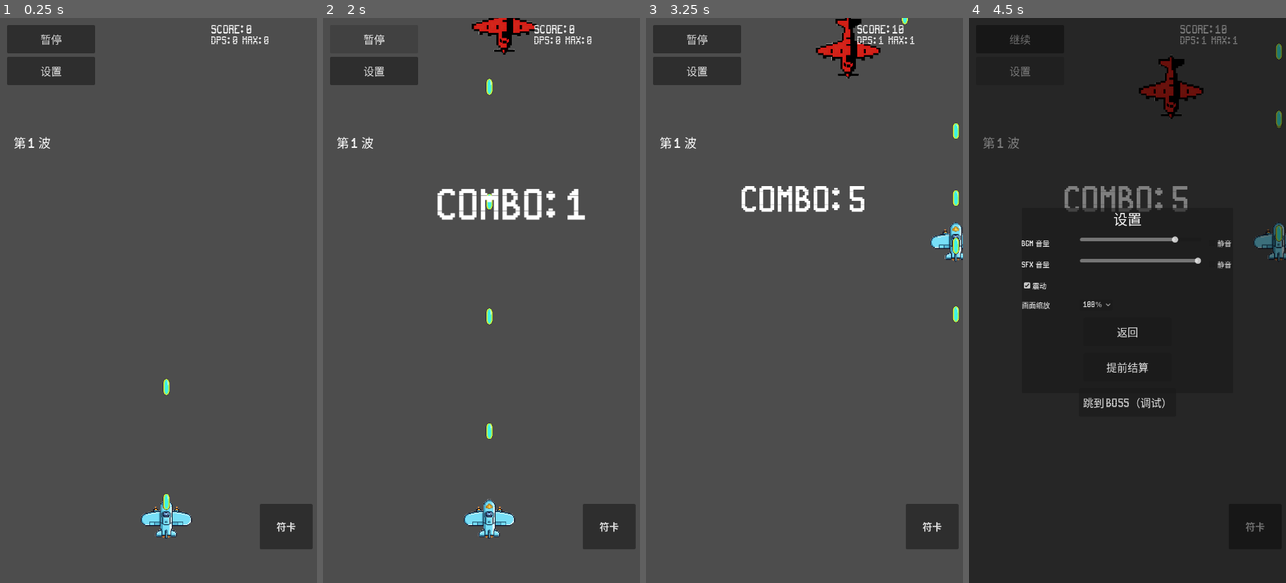
Above: before the commit, frames 1-4 (left to right).
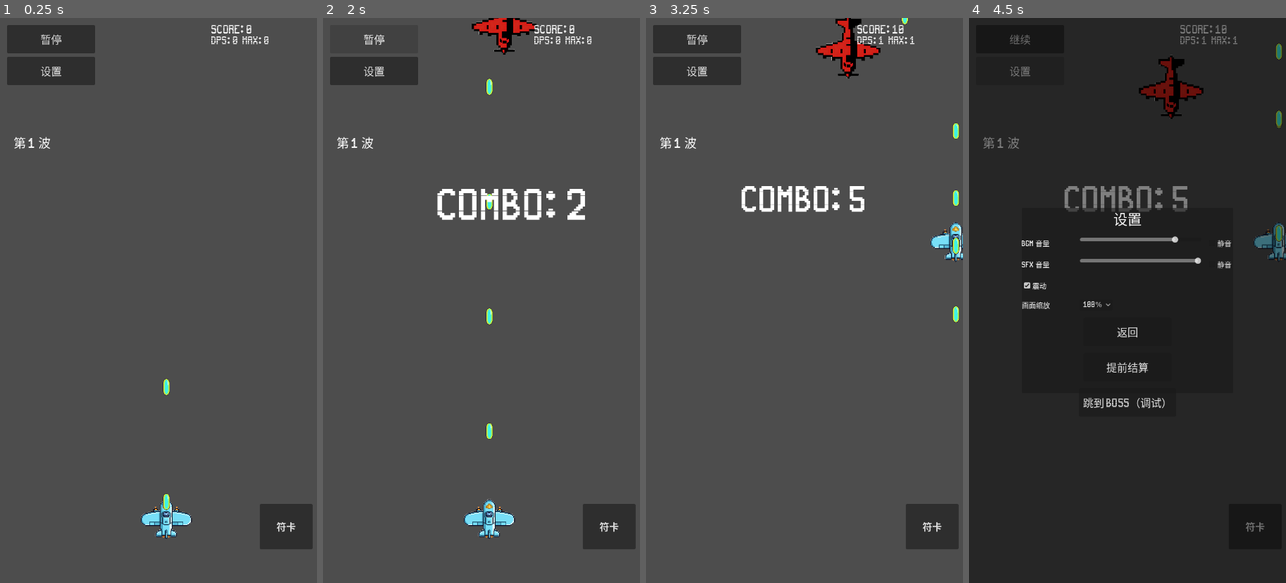
Above: after the commit, the same moments.

Repository: qingzhixing/plane-war
Game: Godot game, scene res://scenes/Main.tscn
Two runs of this game, one before a commit and one after it. Both use one fixed random seed, a clock stepped at 60 frames per second and the inputs below. Sound files missing from this copy of the repository are replaced by a short silence.
Inputs (mouse positions are in pixels of both pictures, inside the frame that each line leads up to):
- Up to frame 1 (0.25 s): no input
- Up to frame 2 (2 s): click "暂停" at 0.5 s; click "继续" at 1.25 s
- Up to frame 3 (3.25 s): tap Enter at 2 s; move the mouse to (874, 272) at 2.02 s; hold D 2.03-2.75 s; tap P at 2.1 s; click (874, 272) at 2.17 s; drag from (741, 328) to (810, 51) at 2.77 s
- Up to frame 4 (4.5 s): move the mouse to (1159, 176) at 3.52 s; hold D 3.53-4.25 s; tap P at 3.6 s; click "设置" at 4.25 s

The runs differ from the first frame. In frame 1, less than 0.1% of the frame differs, in the area x 44-61%, y 86-92%; in frame 2, 0.3%, in the area x 36-83%, y 30-92%; in frame 3, less than 0.1%; in frame 4, less than 0.1%.

Commit message:
🎮 ADD: 拆分玩家主武器与子弹场景
Made-with: Cursor

Diff:
--- a/project.godot
+++ b/project.godot
@@ -34,5 +34,6 @@
 
 [rendering]
 
+textures/canvas_textures/default_texture_filter=0
 renderer/rendering_method="mobile"
 textures/vram_compression/import_etc2_astc=true
--- a/scenes/Player.tscn
+++ b/scenes/Player.tscn
@@ -1,8 +1,10 @@
 [gd_scene format=3 uid="uid://drk5g4eslf2h3"]
 
 [ext_resource type="Script" uid="uid://b3aigm1lpksqa" path="res://scripts/player.gd" id="1_p0vlq"]
-[ext_resource type="PackedScene" uid="uid://du8esn7dxfruf" path="res://scenes/bullets/PlayerBullet.tscn" id="2_3li8b"]
-[ext_resource type="Texture2D" uid="uid://dgocjs7westlh" path="res://assets/sprites/player/player_ship_base.png" id="2_v6fml"]
+[ext_resource type="PackedScene" path="res://scenes/bullets/PlayerBulletBasic.tscn" id="2_basic"]
+[ext_resource type="PackedScene" path="res://scenes/bullets/PlayerArrowBullet.tscn" id="3_arrow"]
+[ext_resource type="PackedScene" path="res://scenes/bullets/PlayerBoomerangBullet.tscn" id="4_boomerang"]
+[ext_resource type="Texture2D" uid="uid://dgocjs7westlh" path="res://assets/sprites/player/player_ship_base.png" id="5_tex"]
 
 [sub_resource type="CircleShape2D" id="CircleShape2D_3li8b"]
 radius = 37.831863
@@ -10,12 +12,14 @@
 [node name="Player" type="CharacterBody2D" unique_id=1665526431]
 scale = Vector2(0.4, 0.4)
 script = ExtResource("1_p0vlq")
-bullet_scene = ExtResource("2_3li8b")
+bullet_scene_basic = ExtResource("2_basic")
+bullet_scene_arrow = ExtResource("3_arrow")
+bullet_scene_boomerang = ExtResource("4_boomerang")
 
 [node name="Sprite2D" type="Sprite2D" parent="." unique_id=1444472511]
 position = Vector2(-0.28250122, 0)
 scale = Vector2(0.4, 0.38)
-texture = ExtResource("2_v6fml")
+texture = ExtResource("5_tex")
 
 [node name="CollisionShape2D" type="CollisionShape2D" parent="." unique_id=1782819317]
 shape = SubResource("CircleShape2D_3li8b")
--- a/scenes/bullets/EnemyBasicBullet.tscn
+++ b/scenes/bullets/EnemyBasicBullet.tscn
@@ -6,14 +6,14 @@
 [sub_resource type="CircleShape2D" id="1"]
 radius = 22.022715
 
-[node name="EnemyBasicBullet" type="Area2D"]
+[node name="EnemyBasicBullet" type="Area2D" unique_id=269564877]
 scale = Vector2(0.7, 0.7)
 script = ExtResource("1_script")
 
-[node name="Sprite2D" type="Sprite2D" parent="."]
+[node name="Sprite2D" type="Sprite2D" parent="." unique_id=1357039601]
 position = Vector2(-2.3841858e-07, -2.3841858e-07)
 scale = Vector2(0.06, 0.06)
 texture = ExtResource("2_tex")
 
-[node name="CollisionShape2D" type="CollisionShape2D" parent="."]
+[node name="CollisionShape2D" type="CollisionShape2D" parent="." unique_id=1556442913]
 shape = SubResource("1")
--- /dev/null
+++ b/scenes/bullets/PlayerArrowBullet.tscn
@@ -0,0 +1,21 @@
+[gd_scene format=3 uid="uid://h4usb2poyaax"]
+
+[ext_resource type="Script" uid="uid://cck2tvyesqi4r" path="res://scripts/bullets/PlayerArrowBullet.gd" id="1_script"]
+[ext_resource type="Texture2D" uid="uid://dfk08r28unnt8" path="res://assets/sprites/bullets/Arrow.png" id="2_tex"]
+
+[sub_resource type="CapsuleShape2D" id="1_shape"]
+radius = 5.0
+height = 63.333332
+
+[node name="PlayerArrowBullet" type="Area2D" unique_id=1261596071]
+scale = Vector2(3, 3)
+script = ExtResource("1_script")
+
+[node name="Sprite2D" type="Sprite2D" parent="." unique_id=1385904890]
+position = Vector2(-1.6666667, -1.1368684e-13)
+rotation = -1.5707964
+scale = Vector2(4.4408226, 4.4408226)
+texture = ExtResource("2_tex")
+
+[node name="CollisionShape2D" type="CollisionShape2D" parent="." unique_id=1645127553]
+shape = SubResource("1_shape")
--- /dev/null
+++ b/scenes/bullets/PlayerBombBullet.tscn
@@ -0,0 +1,21 @@
+[gd_scene format=3 uid="uid://dnccqe6etmx3l"]
+
+[ext_resource type="Script" uid="uid://b4s7vdjrtsuwm" path="res://scripts/bullets/PlayerBombBullet.gd" id="1_script"]
+[ext_resource type="Texture2D" uid="uid://7s1kaquky2ca" path="res://assets/sprites/bullets/Bomb.png" id="2_tex"]
+
+[sub_resource type="CircleShape2D" id="1_shape"]
+radius = 5.7142854
+
+[node name="PlayerBombBullet" type="Area2D" unique_id=1603350073]
+scale = Vector2(2, 2)
+script = ExtResource("1_script")
+
+[node name="Sprite2D" type="Sprite2D" parent="." unique_id=913872009]
+position = Vector2(-1.4285715, -20)
+texture = ExtResource("2_tex")
+hframes = 8
+vframes = 2
+
+[node name="CollisionShape2D" type="CollisionShape2D" parent="." unique_id=583718475]
+position = Vector2(3.3881318e-21, -1.1920929e-07)
+shape = SubResource("1_shape")
--- /dev/null
+++ b/scenes/bullets/PlayerBoomerangBullet.tscn
@@ -0,0 +1,18 @@
+[gd_scene format=3 uid="uid://dfet3rb3v7ikw"]
+
+[ext_resource type="Script" uid="uid://cg5v1nt338wje" path="res://scripts/bullets/PlayerBoomerangBullet.gd" id="1_script"]
+[ext_resource type="Texture2D" uid="uid://cyw4slfnau0mf" path="res://assets/sprites/bullets/Sickle.png" id="2_tex"]
+
+[sub_resource type="CircleShape2D" id="CircleShape2D_t2844"]
+radius = 13.333333
+
+[node name="PlayerBoomerangBullet" type="Area2D" unique_id=1913839455]
+scale = Vector2(3, 3)
+script = ExtResource("1_script")
+
+[node name="Sprite2D" type="Sprite2D" parent="." unique_id=145941011]
+scale = Vector2(2, 2)
+texture = ExtResource("2_tex")
+
+[node name="CollisionShape2D" type="CollisionShape2D" parent="." unique_id=458869037]
+shape = SubResource("CircleShape2D_t2844")
--- /dev/null
+++ b/scenes/bullets/PlayerBulletBasic.tscn
@@ -0,0 +1,21 @@
+[gd_scene format=3 uid="uid://ci8f61xum8s0h"]
+
+[ext_resource type="Script" uid="uid://ckdxvgbd46ebj" path="res://scripts/bullets/PlayerBulletBasic.gd" id="1_script"]
+[ext_resource type="Texture2D" uid="uid://w478a7uockj4" path="res://assets/sprites/bullets/bullet_player_basic.png" id="2_tex"]
+
+[sub_resource type="CapsuleShape2D" id="1_shape"]
+radius = 11.666666
+height = 63.333332
+
+[node name="PlayerBulletBasic" type="Area2D" unique_id=1056321540]
+scale = Vector2(0.6, 0.6)
+script = ExtResource("1_script")
+
+[node name="Sprite2D" type="Sprite2D" parent="." unique_id=1327316159]
+position = Vector2(1.1920929e-07, 2.3841858e-07)
+rotation = 1.5701729
+scale = Vector2(0.04, 0.04)
+texture = ExtResource("2_tex")
+
+[node name="CollisionShape2D" type="CollisionShape2D" parent="." unique_id=1959397527]
+shape = SubResource("1_shape")
--- /dev/null
+++ b/scripts/bullets/BulletBase.gd
@@ -0,0 +1,58 @@
+extends Area2D
+
+@export var speed: float = 1200.0
+@export var damage: float = 1.0
+
+var direction: Vector2 = Vector2(0, -1)
+var _boss_damage_multiplier: float = 1.0
+var _penetration_left: int = 0
+
+
+func _ready() -> void:
+	area_entered.connect(_on_area_entered)
+
+
+func _process(delta: float) -> void:
+	global_position += direction * speed * delta
+	if _is_out_of_bounds():
+		queue_free()
+
+
+func set_direction(dir: Vector2) -> void:
+	direction = dir.normalized()
+
+
+func set_boss_damage_multiplier(multiplier: float) -> void:
+	_boss_damage_multiplier = maxf(1.0, multiplier)
+
+
+func set_penetration(hit_count: int) -> void:
+	_penetration_left = max(0, hit_count)
+
+
+func _on_area_entered(area: Node) -> void:
+	if not (area.is_in_group("enemy") or area.is_in_group("boss")):
+		return
+
+	var dealt_damage := damage
+	if area.is_in_group("boss"):
+		dealt_damage = max(1, int(round(float(damage) * _boss_damage_multiplier)))
+
+	if area.has_method("apply_damage"):
+		area.apply_damage(dealt_damage)
+		get_tree().call_group("battle_stats_manager", "record_player_damage", dealt_damage, area)
+
+	if _penetration_left > 0:
+		_penetration_left -= 1
+		return
+
+	queue_free()
+
+
+func _is_out_of_bounds() -> bool:
+	var viewport := get_viewport()
+	if viewport == null:
+		return global_position.y < -50 or global_position.y > 2000
+	var rect := viewport.get_visible_rect()
+	var margin := 100.0
+	return global_position.y < rect.position.y - margin or global_position.y > rect.size.y + margin
--- /dev/null
+++ b/scripts/bullets/PlayerArrowBullet.gd
@@ -0,0 +1,24 @@
+extends "res://scripts/bullets/BulletBase.gd"
+
+@export var turn_speed: float = 8.0
+
+var _target: Node2D = null
+
+
+func _ready() -> void:
+	super._ready()
+	var sprite := get_node_or_null("Sprite2D") as Sprite2D
+	if sprite != null:
+		sprite.texture = preload("res://assets/sprites/bullets/Arrow.png")
+		sprite.scale = Vector2(0.07, 0.07)
+
+
+func _process(delta: float) -> void:
+	if is_instance_valid(_target):
+		var to_target := (_target.global_position - global_position).normalized()
+		direction = direction.lerp(to_target, min(1.0, delta * turn_speed)).normalized()
+	super._process(delta)
+
+
+func set_target(target: Node2D) -> void:
+	_target = target
--- /dev/null
+++ b/scripts/bullets/PlayerBombBullet.gd
@@ -0,0 +1,9 @@
+extends "res://scripts/bullets/BulletBase.gd"
+
+
+func _ready() -> void:
+	super._ready()
+	var sprite := get_node_or_null("Sprite2D") as Sprite2D
+	if sprite != null:
+		sprite.texture = preload("res://assets/sprites/bullets/bullet_player_basic.png")
+		sprite.scale = Vector2(0.04, 0.04)
--- /dev/null
+++ b/scripts/bullets/PlayerBoomerangBullet.gd
@@ -0,0 +1,35 @@
+extends "res://scripts/bullets/BulletBase.gd"
+
+@export var turn_time: float = 0.28
+@export var return_speed_multiplier: float = 1.0
+
+var _timer: float = 0.0
+var _origin: Vector2
+var _returning: bool = false
+var _owner: Node2D = null
+
+
+func _ready() -> void:
+	super._ready()
+	_origin = global_position
+	add_to_group("player_boomerang")
+
+
+func _process(delta: float) -> void:
+	_timer += delta
+	if not _returning and _timer >= turn_time:
+		_returning = true
+
+	if _returning:
+		var target_pos := _origin
+		if is_instance_valid(_owner):
+			target_pos = _owner.global_position
+		var to_target := (target_pos - global_position).normalized()
+		direction = to_target
+		speed *= return_speed_multiplier
+
+	super._process(delta)
+
+
+func set_boomerang_owner(owner: Node2D) -> void:
+	_owner = owner
--- /dev/null
+++ b/scripts/bullets/PlayerBulletBasic.gd
@@ -0,0 +1,9 @@
+extends "res://scripts/bullets/BulletBase.gd"
+
+
+func _ready() -> void:
+	super._ready()
+	var sprite := get_node_or_null("Sprite2D") as Sprite2D
+	if sprite != null:
+		sprite.texture = preload("res://assets/sprites/bullets/bullet_player_basic.png")
+		sprite.scale = Vector2(0.04, 0.04)
--- /dev/null
+++ b/scripts/enemies/EnemyBase.gd
@@ -0,0 +1,72 @@
+extends Area2D
+
+@export var max_hp: int = 4
+@export var exp_value: int = 5
+@export var score_value: int = 10
+
+var hp: float
+
+
+func _ready() -> void:
+	hp = max_hp
+	add_to_group("enemy")
+
+
+func apply_damage(amount: float) -> void:
+	hp -= amount
+	if hp <= 0:
+		_on_dead()
+	else:
+		_on_damaged()
+
+
+func apply_wave_scaling(wave: int) -> void:
+	if wave <= 1:
+		return
+	var factor := 1.0 + 0.25 * float(wave - 1)
+	max_hp = int(round(float(max_hp) * factor))
+	hp = max_hp
+
+
+func _on_body_entered(body: Node) -> void:
+	if not body.is_in_group("player"):
+		return
+	if body.has_method("apply_damage"):
+		body.apply_damage(1)
+	_on_player_collision()
+
+
+func _on_player_collision() -> void:
+	# 默认行为：玩家受击时也视为敌人被击破
+	_on_dead()
+
+
+func _on_damaged() -> void:
+	_play_enemy_injured_sfx()
+
+
+func _on_dead() -> void:
+	get_tree().call_group("battle_stats_manager", "record_enemy_killed", self, score_value)
+	_play_enemy_explosion_sfx()
+	_give_exp()
+	queue_free()
+
+
+func _give_exp() -> void:
+	get_tree().call_group("experience_listener", "add_exp", exp_value)
+
+
+func _get_audio_manager() -> Node:
+	return get_tree().get_first_node_in_group("audio_manager")
+
+
+func _play_enemy_injured_sfx() -> void:
+	var audio := _get_audio_manager()
+	if audio != null and audio.has_method("play_enemy_injured"):
+		audio.play_enemy_injured()
+
+
+func _play_enemy_explosion_sfx() -> void:
+	var audio := _get_audio_manager()
+	if audio != null and audio.has_method("play_enemy_explosion"):
+		audio.play_enemy_explosion()
--- a/scripts/main.gd
+++ b/scripts/main.gd
@@ -45,7 +45,7 @@
 const _BOMB_BURST_WAVE_COUNT: int = 4
 const _BOMB_BURST_WAVE_INTERVAL: float = 0.10
 const _BOMB_BURST_BULLET_COUNT: int = 40
-const _BOMB_BULLET_SCENE_PATH: String = "res://scenes/bullets/PlayerBullet.tscn"
+const _BOMB_BULLET_SCENE_PATH: String = "res://scenes/bullets/PlayerBombBullet.tscn"
 
 func _ready() -> void:
 	# 以 720x1280 为基准的等比内容缩放：窗口变大时整体放大画面，而不是扩大可见范围
--- a/scripts/player.gd
+++ b/scripts/player.gd
@@ -3,7 +3,9 @@
 @export var move_speed: float = 600.0
 @export var keyboard_speed_multiplier: float = 1.5
 @export var fire_interval: float = 0.2
-@export var bullet_scene: PackedScene
+@export var bullet_scene_basic: PackedScene
+@export var bullet_scene_arrow: PackedScene
+@export var bullet_scene_boomerang: PackedScene
 @export var hit_invulnerable_seconds: float = 0.35
 
 var _fire_timer: float = 0.0
@@ -29,13 +31,19 @@
 }
 var _hit_invulnerable_timer: float = 0.0
 var _damage_multiplier: float = 1.0
-@onready var _fallback_bullet_scene: PackedScene = preload("res://scenes/bullets/PlayerBullet.tscn")
+@onready var _fallback_bullet_scene_basic: PackedScene = preload("res://scenes/bullets/PlayerBulletBasic.tscn")
+@onready var _fallback_bullet_scene_arrow: PackedScene = preload("res://scenes/bullets/PlayerArrowBullet.tscn")
+@onready var _fallback_bullet_scene_boomerang: PackedScene = preload("res://scenes/bullets/PlayerBoomerangBullet.tscn")
 
 func _ready() -> void:
 	Input.set_mouse_mode(Input.MOUSE_MODE_VISIBLE)
 	add_to_group("player")
-	if bullet_scene == null and _fallback_bullet_scene != null:
-		bullet_scene = _fallback_bullet_scene
+	if bullet_scene_basic == null and _fallback_bullet_scene_basic != null:
+		bullet_scene_basic = _fallback_bullet_scene_basic
+	if bullet_scene_arrow == null and _fallback_bullet_scene_arrow != null:
+		bullet_scene_arrow = _fallback_bullet_scene_arrow
+	if bullet_scene_boomerang == null and _fallback_bullet_scene_boomerang != null:
+		bullet_scene_boomerang = _fallback_bullet_scene_boomerang
 
 func _unhandled_input(event: InputEvent) -> void:
 	if event is InputEventScreenTouch:
@@ -143,11 +151,22 @@
 		_spawn_configured_bullet(dir, 0.35, 0.95, 2, "bullet", "boomerang")
 
 
+func _get_bullet_scene_for_mode(mode: String) -> PackedScene:
+	match mode:
+		"arrow":
+			return bullet_scene_arrow if bullet_scene_arrow != null else _fallback_bullet_scene_arrow
+		"boomerang":
+			return bullet_scene_boomerang if bullet_scene_boomerang != null else _fallback_bullet_scene_boomerang
+		_:
+			return bullet_scene_basic if bullet_scene_basic != null else _fallback_bullet_scene_basic
+
+
 func _spawn_configured_bullet(dir: Vector2, damage_bonus: float, speed_mult: float, penetration: int, visual_type: String, bullet_motion_mode: String) -> void:
-	if bullet_scene == null:
+	var scene_res := _get_bullet_scene_for_mode(_weapon_mode)
+	if scene_res == null:
 		return
 	var scene := get_tree().current_scene
-	var bullet := bullet_scene.instantiate()
+	var bullet := scene_res.instantiate()
 	bullet.global_position = global_position + dir * 20.0
 	if "damage" in bullet:
 		var combo_bonus_damage := float(_combo_damage_bonus)
@@ -156,10 +175,8 @@
 		bullet.speed = bullet_speed * _combo_bullet_speed_mult * speed_mult
 	if bullet.has_method("set_direction"):
 		bullet.set_direction(dir)
-	if bullet.has_method("set_visual_type"):
-		bullet.set_visual_type(visual_type)
-	if bullet.has_method("set_motion_mode"):
-		bullet.set_motion_mode(bullet_motion_mode, self)
+	if bullet.has_method("set_boomerang_owner") and bullet_motion_mode == "boomerang":
+		bullet.set_boomerang_owner(self)
 	if bullet.has_method("set_boss_damage_multiplier"):
 		bullet.set_boss_damage_multiplier(_boss_damage_multiplier)
 	if penetration > 0 and bullet.has_method("set_penetration"):
Not shown: 1 places in scenes/bullets/EnemyBasicBullet.tscn that only renumber resources
Not shown, added: scripts/bullets/BulletBase.gd.uid
Not shown, added: scripts/bullets/PlayerArrowBullet.gd.uid
Not shown, added: scripts/bullets/PlayerBombBullet.gd.uid
Not shown, added: scripts/bullets/PlayerBoomerangBullet.gd.uid
Not shown, added: scripts/bullets/PlayerBulletBasic.gd.uid
Not shown, added: scripts/enemies/EnemyBase.gd.uid
